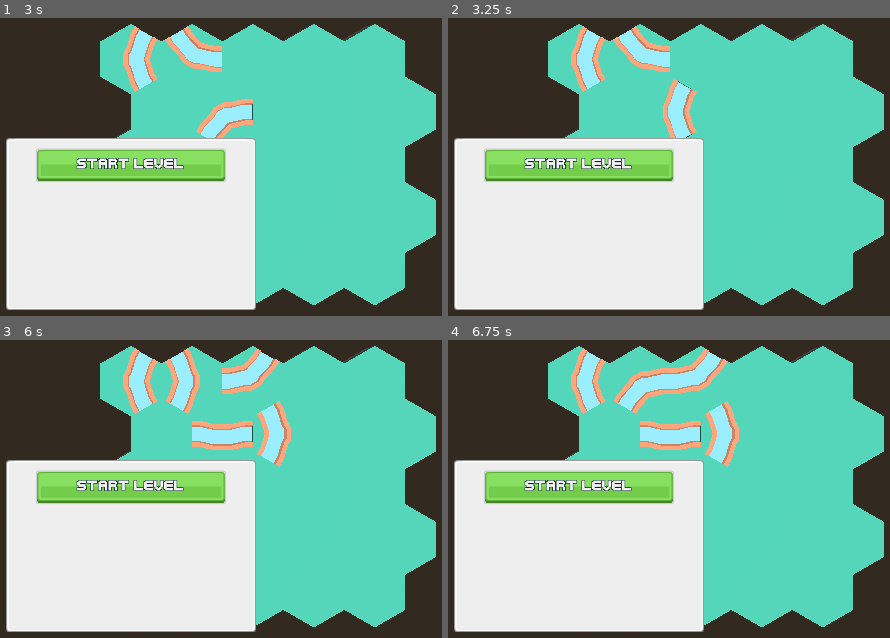
Above: before the commit, frames 1-4 (two rows, left to right).
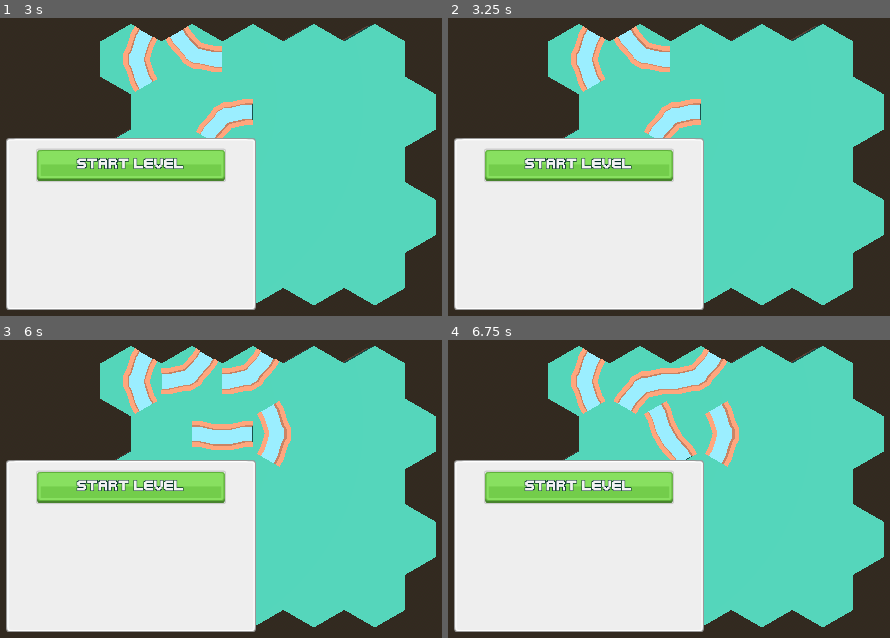
Above: after the commit, the same moments.

Repository: samanthadoran/cuddly-train
Game: Godot game, scene res://scenes/main.tscn
Two runs of this game, one before a commit and one after it. Both use one fixed random seed, a clock stepped at 60 frames per second and the inputs below.
Inputs:
- Up to frame 1 (3 s): click "START LEVEL" at 0.5 s; click "START LEVEL" at 1.25 s; tap Enter (ui_accept) at 2, 2.27, 2.3, 2.57, 2.75, 2.85 s; hold Right (ui_right) 2.03-2.78 s; hold R (rotate_hex_clockwise, bound only after the commit) 2.03-2.78 s; hold Down (ui_down) from 2.78 s (still down)
- Up to frame 2 (3.25 s): keep holding Down (ui_down); tap Enter (ui_accept) at 3.02 s; tap R (rotate_hex_clockwise, bound only after the commit) at 3.05 s
- Up to frame 3 (6 s): tap Enter (ui_accept) at 3.32, 3.8, 4.25, 4.52, 4.82 s; release Down (ui_down) at 3.53 s; hold Right (ui_right) 3.53-4.28 s; hold R (rotate_hex_clockwise, bound only after the commit) 3.53-4.28 s; hold Up (ui_up) 4.28-5.03 s; tap R (rotate_hex_clockwise, bound only after the commit) at 4.35, 5.85 s; hold Enter (ui_accept) 5.03-5.78 s; hold Left (ui_left) from 5.03 s (still down)
- Up to frame 4 (6.75 s): tap Enter (ui_accept) at 6.02, 6.32, 6.5 s; release Left (ui_left) at 6.53 s; hold Down (ui_down) from 6.53 s (still down); hold R (rotate_hex_clockwise, bound only after the commit) from 6.53 s (still down)

Frame 1 is identical in both runs. In frame 2, 1.3% of the frame differs, in the area x 44-58%, y 20-41%; in frame 3, 1.4%; in frame 4, 1.5%, in the area x 43-58%, y 20-41%.

Commit message:
Add the ability to rotate placed hexes

Diff:
--- a/project.godot
+++ b/project.godot
@@ -32,6 +32,19 @@
 version_control/plugin_name="GitPlugin"
 version_control/autoload_on_startup=true
 
+[input]
+
+rotate_hex_clockwise={
+"deadzone": 0.2,
+"events": [Object(InputEventKey,"resource_local_to_scene":false,"resource_name":"","device":0,"window_id":0,"alt_pressed":false,"shift_pressed":false,"ctrl_pressed":false,"meta_pressed":false,"pressed":false,"keycode":0,"physical_keycode":82,"key_label":0,"unicode":0,"location":0,"echo":false,"script":null)
+]
+}
+rotate_hex_counterclockwise={
+"deadzone": 0.2,
+"events": [Object(InputEventKey,"resource_local_to_scene":false,"resource_name":"","device":0,"window_id":0,"alt_pressed":false,"shift_pressed":true,"ctrl_pressed":false,"meta_pressed":false,"pressed":false,"keycode":0,"physical_keycode":82,"key_label":0,"unicode":0,"location":0,"echo":false,"script":null)
+]
+}
+
 [rendering]
 
 renderer/rendering_method="gl_compatibility"
--- a/src/hex.gd
+++ b/src/hex.gd
@@ -11,6 +11,10 @@
 var modifier: Modifier
 
 #enum Directions {NE, E, SE, SW, W, NW}
+
+func rotate_hex(direction: Path.RotationDirections):
+	connections.rotate(direction)
+	mesh.rotation = Vector3(0, determine_hex_rotation_in_radians(), 0)
 
 func determine_hex_mesh(mesh_lib: MeshLibrary) -> Mesh:
 	var mesh_lib_index = 0
--- a/src/hex_grid.gd
+++ b/src/hex_grid.gd
@@ -20,9 +20,9 @@
 
 func play_hex(hex: Hex):
 	hex.hex_type = Hex.Hex_Type.Played
-	var first_dir: Path.Directions = (randi() % 6) as Path.Directions
+	var first_dir: Path.Directions = (randi() % Path.NUMBER_OF_NONSPECIAL_DIRECTIONS) as Path.Directions
 	# Make sure the second direction can't be equal to the first.
-	var second_dir: Path.Directions = ((first_dir + randi_range(1, 5)) % 6) as Path.Directions
+	var second_dir: Path.Directions = ((first_dir + randi_range(1, 5)) % Path.NUMBER_OF_NONSPECIAL_DIRECTIONS) as Path.Directions
 
 	hex.connections = Path.new(first_dir, second_dir)
 	hex.mesh.set_mesh(hex.determine_hex_mesh(placeable_tile_library))
@@ -32,6 +32,7 @@
 	hex.mesh.rotate_y(hex.determine_hex_rotation_in_radians())
 
 func _input(event: InputEvent) -> void:
+	# TODO(Samantha): There has to be a better way than an if/else chain.
 	if event.is_action_pressed("ui_left"):
 		if selection.x > 0:
 			selection.x -= 1
@@ -46,6 +47,14 @@
 			selection.y += 1
 	if event.is_action_pressed("ui_accept"):
 		play_hex(grid[selection])
+
+	# TODO(Samantha): These are mapped to Shift + R and R, without the returns, they both trigger??
+	if event.is_action_pressed("rotate_hex_counterclockwise"):
+		grid[selection].rotate_hex(Path.RotationDirections.COUNTERCLOCKWISE)
+		return
+	if event.is_action_pressed("rotate_hex_clockwise"):
+		grid[selection].rotate_hex(Path.RotationDirections.CLOCKWISE)
+		return
 
 func _ready() -> void:
 	_generate_hex_grid()
